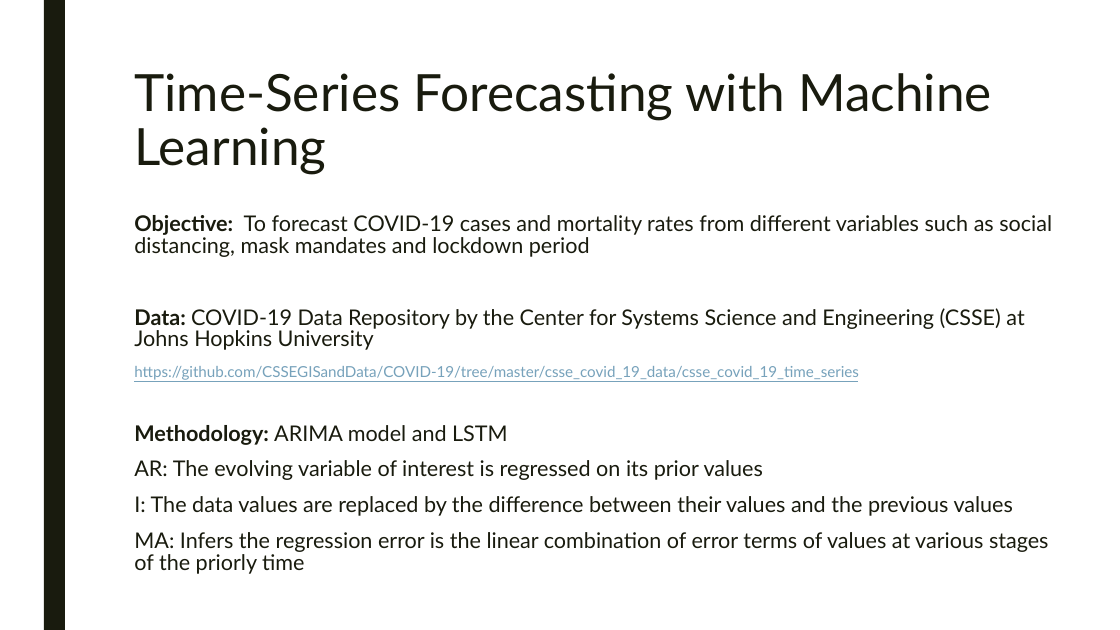
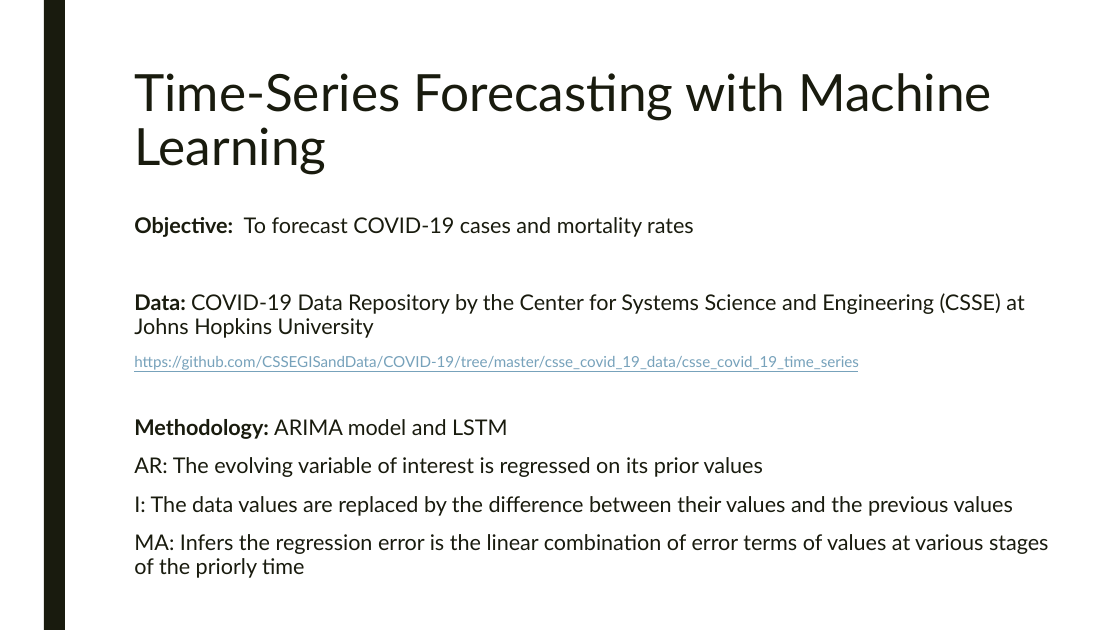
Before and after one commit to snehakoneru/Capstone-project, a slide deck: slide 8 of CAPSTONE.pptx. Drawn at 1120x630 pixels with LibreOffice and Linux fonts; fonts in the diff are those of the drawing. Boxes give left, top, right and bottom in pixels: in the first picture for what was removed or moved away, otherwise in the second. Text is boxed around its words. In the diff, an @@ line names an element or a change of style, - is before the commit and + after.

```diff
--- a/CAPSTONE.pptx
+++ b/CAPSTONE.pptx
@@ text at (134,217,694,237): text changed @@
-Objective: To forecast COVID-19 cases and mortality rates from different variables such as social distancing, mask mandates and lockdown period
+Objective: To forecast COVID-19 cases and mortality rates
@@ text at (134,293,1049,578): line spacing 0.84 to 0.94 @@
```
